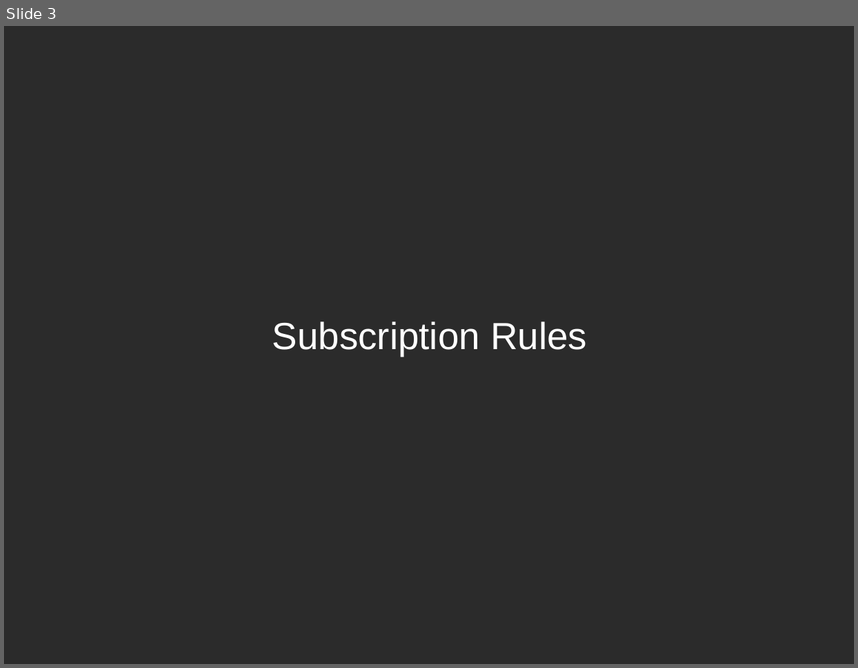
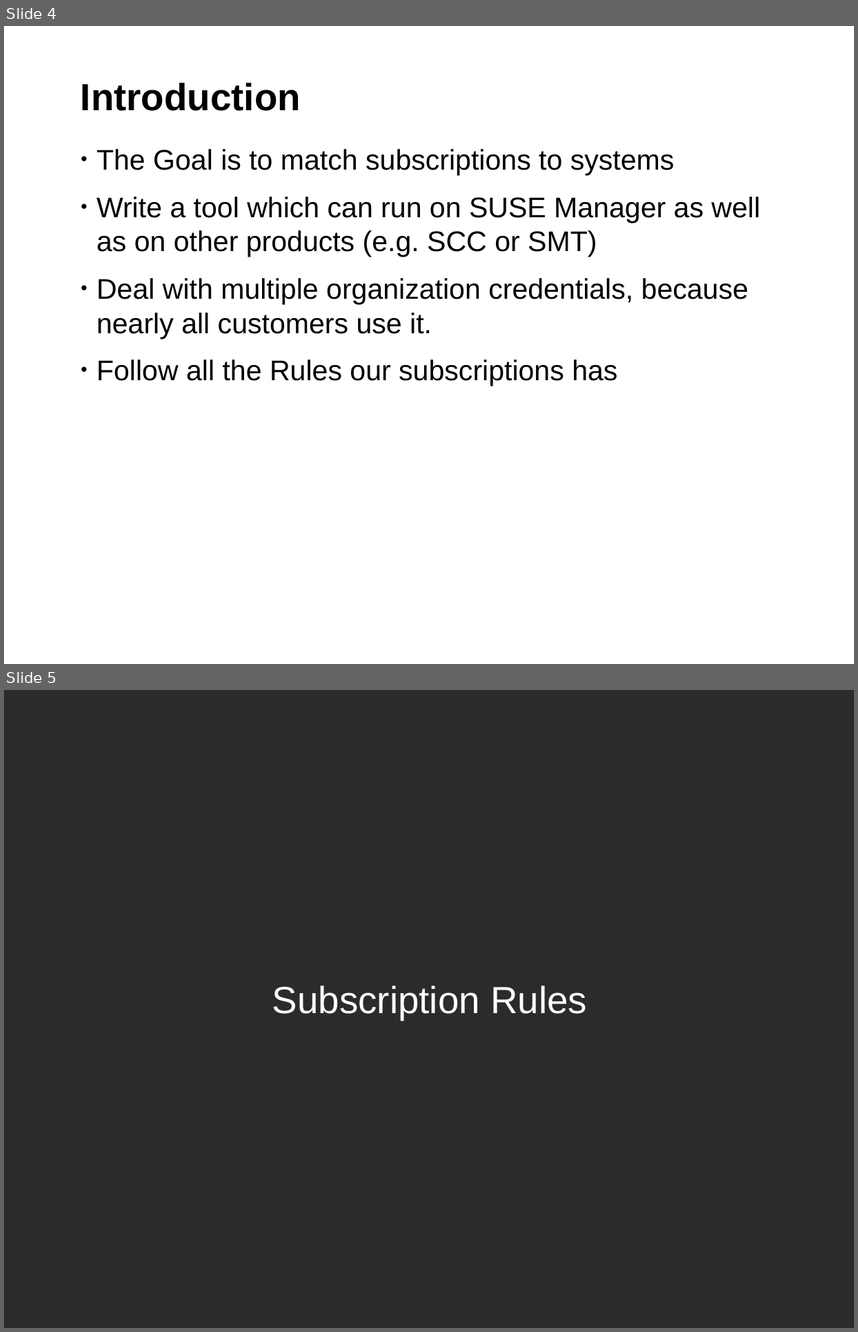
Before and after one commit to hustodemon/subscription-matcher, a slide deck: doc/SubscriptionCounting.odp. Shown one above the other, each under a label of ours: slide 3 before the commit, slides 4 and 5 after it. The pictures are 858x668 and 858x1332 pixels, drawn with LibreOffice and Linux fonts; fonts in the diff are those of the drawing; background and template pictures are left out; a plain dark background stands for a picture behind light text. Boxes give left, top, right and bottom in pixels: in the first picture for what was removed or moved away, otherwise in the second. Text is boxed around its words. In the diff, an @@ line names an element or a change of style, - is before the commit and + after.

Commit message:
update agenda, add introduction and write about Subscription Rules

```diff
--- a/doc/SubscriptionCounting.odp
+++ b/doc/SubscriptionCounting.odp
@@ slide 4 added at bbox=[4, 26, 854, 664], background #FFFFFF @@
@@ title added at bbox=[81, 83, 301, 111], 32 pt, text #000000, bold @@
+Introduction
@@ text added at bbox=[96, 149, 760, 386], 24 pt, text #000000 @@
+• The Goal is to match subscriptions to systems
+• Write a tool which can run on SUSE Manager as well as on other products (e.g. SCC or SMT)
+• Deal with multiple organization credentials, because nearly all customers use it.
+• Follow all the Rules our subscriptions has
@@ page number added at bbox=[4, 632, 112, 664], 11 pt, text #FFFFFF @@
+4
@@ what was slide 3 is now slide 5 @@
```
Also in this commit, not shown: 1 slide changed, 8 other slides added, 1 slide removed.
